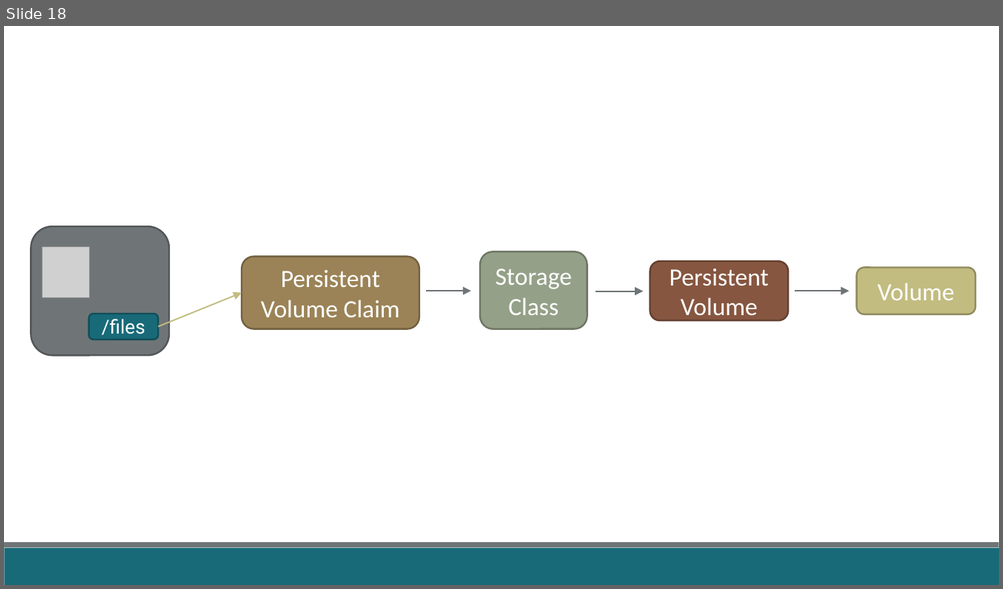
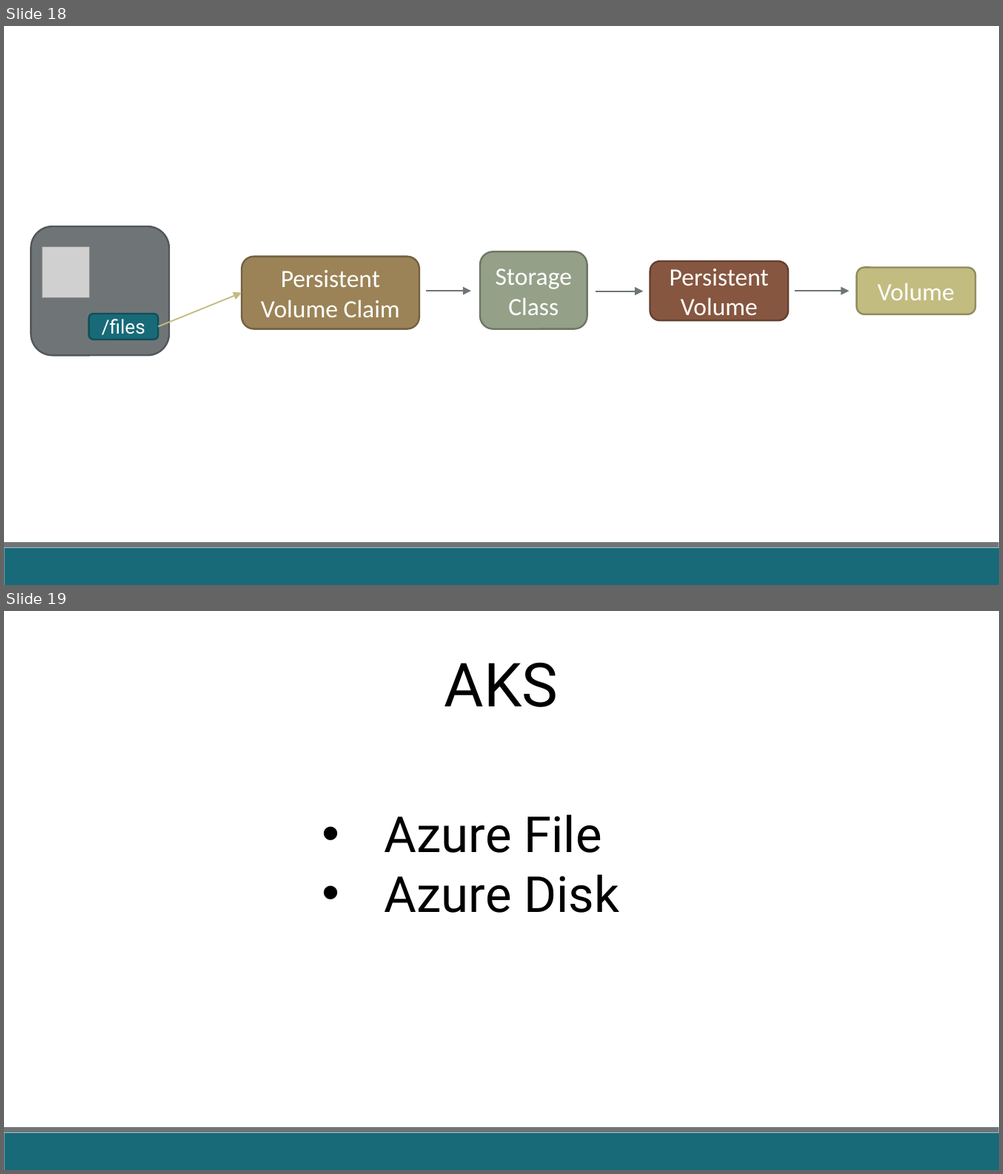
Before and after one commit to fabricioveronez/Apresentacao-Volume-AKS, a slide deck: ppt/VolumeAKS.pptx. Shown one above the other, each under a label of ours: slide 18 before the commit, slides 18 and 19 after it. The pictures are 1003x589 and 1003x1174 pixels, drawn with LibreOffice and Linux fonts; fonts in the diff are those of the drawing; grey boxes stand for pictures. Boxes give left, top, right and bottom in pixels: in the first picture for what was removed or moved away, otherwise in the second. Text is boxed around its words. In the diff, an @@ line names an element or a change of style, - is before the commit and + after.

```diff
--- a/ppt/VolumeAKS.pptx
+++ b/ppt/VolumeAKS.pptx
@@ slide 19 added at <box>4,611,999,1170</box>, background #FFFFFF; not listed: 2 template elements that a slide beside it also shows @@
@@ text added at <box>444,663,558,707</box>, 44 pt, text #000000 @@
+AKS
@@ text added at <box>384,815,619,913</box>, 36 pt, text #000000 @@
+• Azure File
+• Azure Disk
```
Also in this commit, not shown: 3 other slides added, 1 slide removed, 3 other files.
